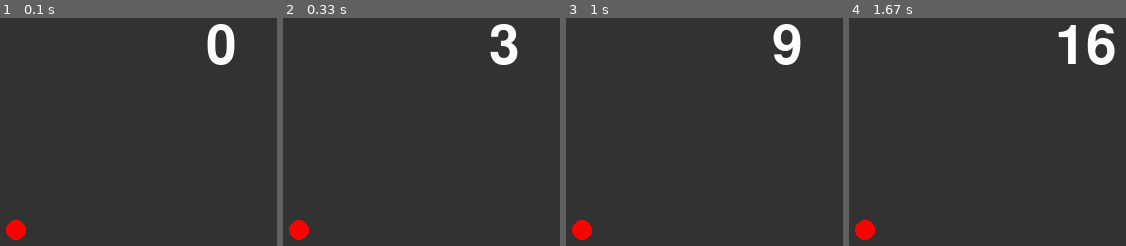
Above: before the commit, frames 1-4 (left to right).
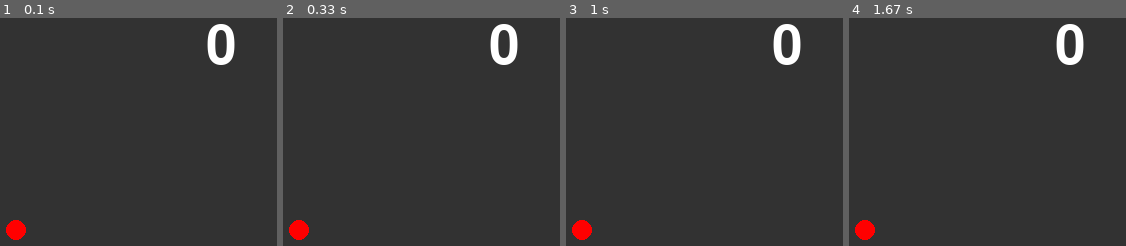
Above: after the commit, the same moments.

Repository: k0momo/ProjExD_1
Game: pygame game, started from pygame_system.py
Two runs of this game, one before a commit and one after it. Both use one fixed random seed, a clock stepped at 60 frames per second and the inputs below.
Inputs:
- Up to frame 1 (0.1 s): no input
- Up to frame 2 (0.33 s): no input
- Up to frame 3 (1 s): no input
- Up to frame 4 (1.67 s): no input

Frame 1 is identical in both runs. In frame 2, 0.6% of the frame differs, in the area x 74-85%, y 2-21%; in frame 3, 0.4%; in frame 4, 2.4%, in the area x 74-97%, y 2-21%.

Commit message:
FPS変更

Diff:
--- a/pygame_system.py
+++ b/pygame_system.py
@@ -26,7 +26,7 @@
         screen.blit(enn, [100, 400])
         pg.display.update()
         tmr += 1
-        clock.tick(10)
+        clock.tick(0.1)
 
 
 if __name__ == "__main__":
